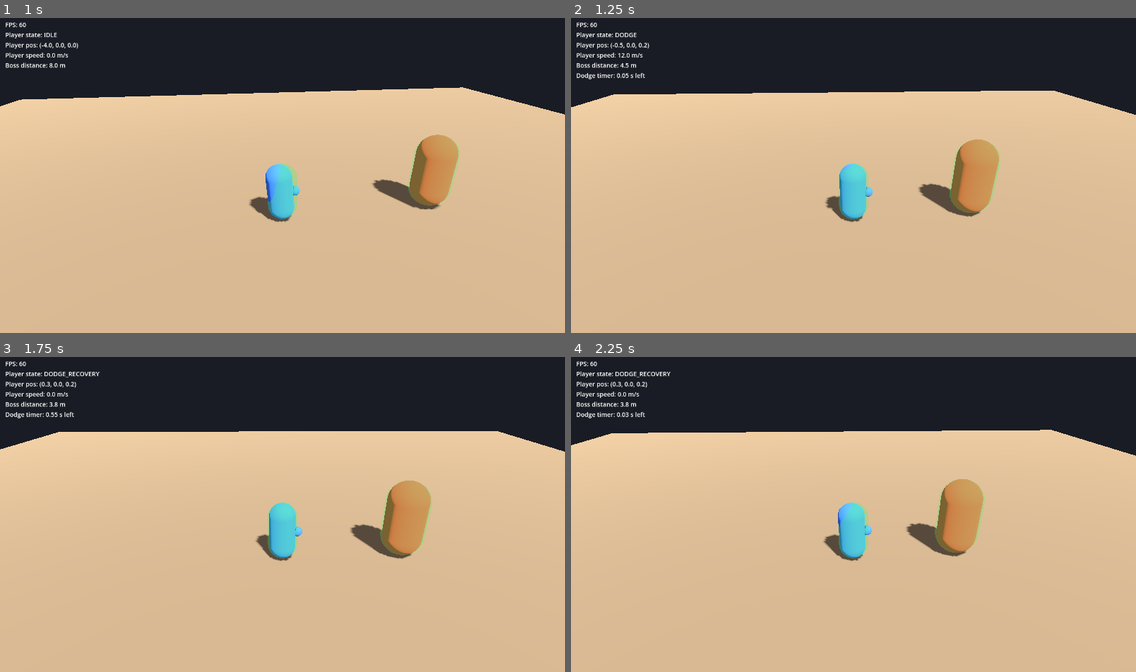
Above: before the commit, frames 1-4 (two rows, left to right).
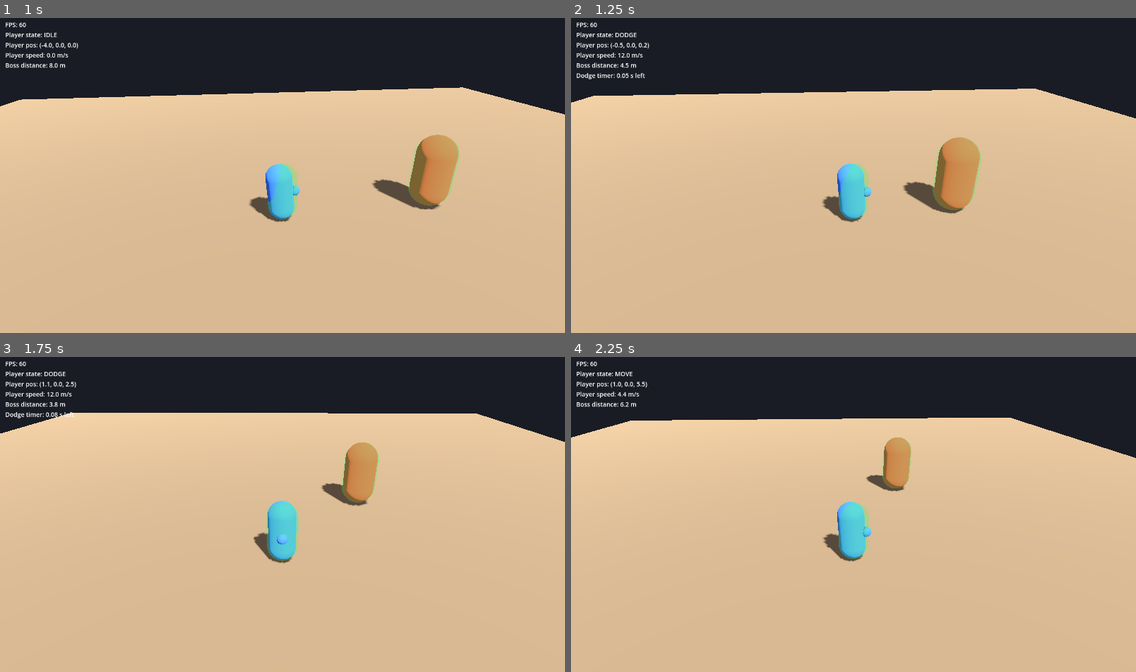
Above: after the commit, the same moments.

Repository: jamesdileva/FIRSTBLOOD
Game: Godot game, scene res://game/scenes/arena/arena.tscn
Same seed, same stepped clock (60 frames per second), same inputs: the game is played once before the commit and once after it.
Inputs:
- Up to frame 1 (1 s): hold D (move_right) from 0.53 s (still down); tap K (block) at 0.6 s; tap L (dodge) at 0.8 s
- Up to frame 2 (1.25 s): keep holding D (move_right)
- Up to frame 3 (1.75 s): release D (move_right) at 1.28 s; hold S (move_back) from 1.28 s (still down); tap L (dodge) at 1.35 s; tap K (block) at 1.55 s
- Up to frame 4 (2.25 s): release S (move_back) at 2.03 s; hold D (move_right) from 2.03 s (still down); tap J (attack) at 2.1 s

Frame 1 is identical in both runs. In frame 2, 2.9% of the frame differs, in the area x 0-100%, y 22-65%; in frame 3, 9.2%, in the area x 0-100%, y 4-66%; in frame 4, 6.5%.

Commit message:
tune(player): walkable dodge recovery per playtest (D-018)
- dodge_recovery 1.0s -> 0.15s; recovery no longer plants the player:
  input moves normally during it, only re-dodging is blocked
- architecture.md section 6 updated to the decided design
- dodge_check commitment constant updated (24-tick nominal); spam now
  yields 9 legitimate dodges, gaps all >= 22 ticks, no i-frame chaining

Diff:
--- a/game/scripts/player/player_controller.gd
+++ b/game/scripts/player/player_controller.gd
@@ -24,8 +24,9 @@
 @export var dodge_duration := 0.25
 ## Invulnerability lives only inside this window at the start of travel (D-012).
 @export var dodge_invulnerability := 0.15
-## Committed recovery: no input, no re-dodge, always vulnerable (D-012).
-@export var dodge_recovery := 1.0
+## D-018 (playtest): short vulnerable window; movement stays live, only
+## re-dodging is blocked until it completes.
+@export var dodge_recovery := 0.15
 
 var _gravity: float = float(ProjectSettings.get_setting("physics/3d/default_gravity"))
 var _dodge_direction := Vector3.ZERO
@@ -73,6 +74,10 @@
 	if Input.is_action_just_pressed("dodge") and is_on_floor():
 		_start_dodge(input_dir)
 		return
+	_neutral_movement(delta, input_dir)
+	_update_movement_state()
+
+func _neutral_movement(delta: float, input_dir: Vector2) -> void:
 	var direction := _camera_relative_direction(input_dir)
 	if not is_on_floor():
 		velocity.y -= _gravity * delta
@@ -82,7 +87,6 @@
 	velocity.x = move_toward(velocity.x, direction.x * movement_speed, rate * delta)
 	velocity.z = move_toward(velocity.z, direction.z * movement_speed, rate * delta)
 	move_and_slide()
-	_update_movement_state()
 
 func _start_dodge(input_dir: Vector2) -> void:
 	var direction := _camera_relative_direction(input_dir)
@@ -111,14 +115,12 @@
 		state = State.DODGE_RECOVERY
 
 func _dodge_recovery_physics(delta: float) -> void:
-	# Committed recovery: input is ignored, the player stands/vulnerable.
-	velocity.x = move_toward(velocity.x, 0.0, deceleration * delta)
-	velocity.z = move_toward(velocity.z, 0.0, deceleration * delta)
-	if not is_on_floor():
-		velocity.y -= _gravity * delta
-	move_and_slide()
+	# D-018: a short vulnerable window, not a movement lock — input moves the
+	# player normally; only a new dodge is blocked until the window completes.
+	var input_dir := Input.get_vector("move_left", "move_right", "move_forward", "move_back")
+	_neutral_movement(delta, input_dir)
 	if state_elapsed >= dodge_recovery:
-		state = State.IDLE
+		_update_movement_state()
 
 func _update_movement_state() -> void:
 	if not is_on_floor():
--- a/tools/validation/dodge_check.gd
+++ b/tools/validation/dodge_check.gd
@@ -9,7 +9,7 @@
 const SETTLE_FRAMES := 30
 const TRAVEL_POLL_FRAMES := 25     # travel is 15 ticks at 60 Hz
 const SPAM_ITERATIONS := 110       # 2 ticks per iteration ≈ 3.7 s of mashing
-const COMMITMENT_MIN_TICKS := 70   # travel (15) + recovery (60) = 75 nominal
+const COMMITMENT_MIN_TICKS := 22   # travel (15) + recovery (9) = 24 nominal (D-018)
 
 func _initialize() -> void:
 	_run()
Not shown, changed: docs/architecture.md
